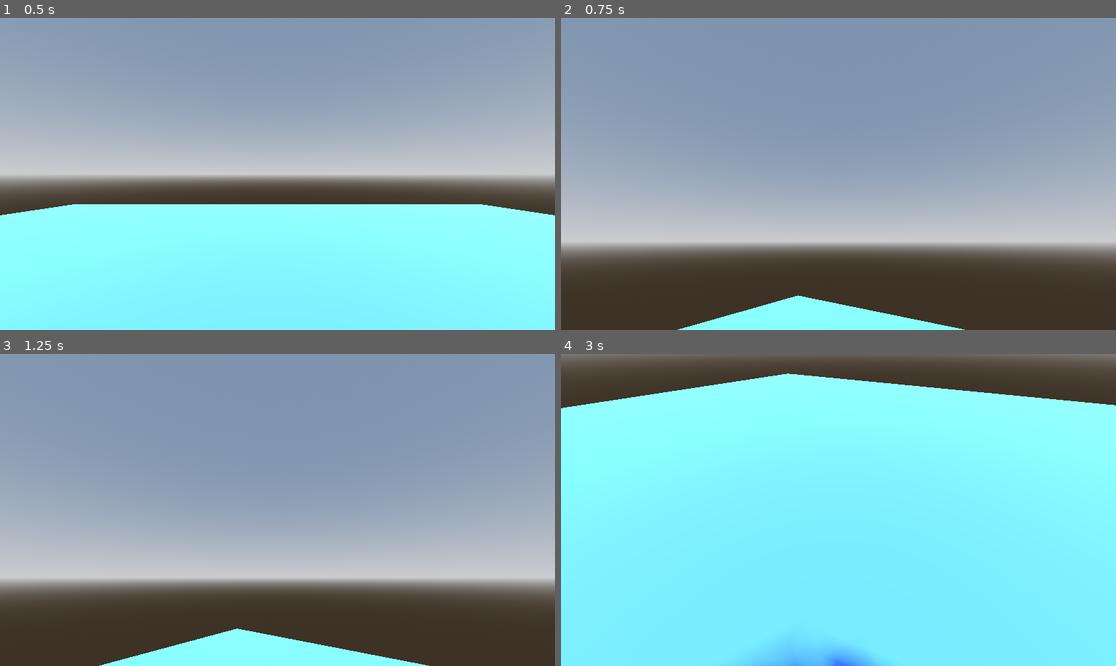
Above: before the commit, frames 1-4 (two rows, left to right).
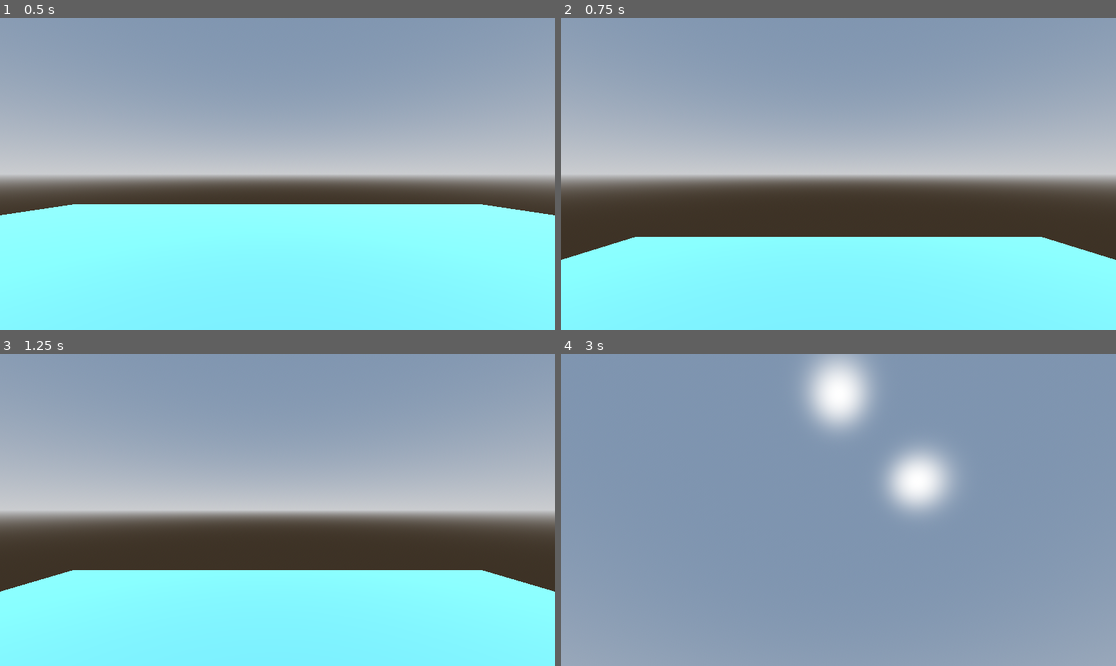
Above: after the commit, the same moments.

Repository: fbcs-hailey/GameJam3
Game: Godot game, scene res://main/main.tscn
Two runs of this game, one before a commit and one after it. Both use one fixed random seed, a clock stepped at 60 frames per second and the inputs below.
Inputs (mouse positions are in pixels of both pictures, inside the frame that each line leads up to):
- Up to frame 1 (0.5 s): no input
- Up to frame 2 (0.75 s): tap Enter at 0.5 s; move the mouse to (960, 158) at 0.52 s; press the mouse at (960, 158) at 0.53 s
- Up to frame 3 (1.25 s): no input
- Up to frame 4 (3 s): move the mouse to (727, 525) at 1.27 s; release the mouse at (727, 525) at 1.28 s; click (727, 525) at 1.35 s; tap Space at 2 s; move the mouse to (894, 441) at 2.02 s; press the mouse at (894, 441) at 2.03 s; move the mouse to (810, 572) at 2.77 s; release the mouse at (810, 572) at 2.78 s; click (810, 572) at 2.85 s

Frame 1 is identical in both runs. In frame 2, 64% of the frame differs, in the area x 0-100%, y 30-100%; in frame 3, 64%; in frame 4, 100%, in the area x 0-100%, y 0-100%.

Commit message:
Add mouse condition

Diff:
--- a/new-game-project/player/player.tscn
+++ b/new-game-project/player/player.tscn
@@ -19,14 +19,22 @@
 const SPEED = 5.0
 const JUMP_VELOCITY = 4.5
 var sens=0.01
+var move=false
 @onready var pivot: Node3D = $Pivot
 @onready var camera: Camera3D = $Pivot/Camera3D
 
+func _input(event: InputEvent) -> void:
+	if event.is_action_pressed('left_button'):
+		move=true
+	if event.is_action_released('left_button'):
+		move=false
+
 func _unhandled_input(event: InputEvent) -> void:
-	if event is InputEventMouseMotion:
-		pivot.rotate_y(-event.relative.x*sens)
-		camera.rotate_x(-event.relative.y*sens)
-		camera.rotation.x=clamp(camera.rotation.x,deg_to_rad(-40),deg_to_rad(60))
+	if move:
+		if event is InputEventMouseMotion:
+			pivot.rotate_y(-event.relative.x*sens)
+			camera.rotate_x(-event.relative.y*sens)
+			camera.rotation.x=clamp(camera.rotation.x,deg_to_rad(-40),deg_to_rad(60))
 
 func _physics_process(delta: float) -> void:
 	# Add the gravity.
--- a/new-game-project/project.godot
+++ b/new-game-project/project.godot
@@ -37,6 +37,11 @@
 "events": [Object(InputEventKey,"resource_local_to_scene":false,"resource_name":"","device":-1,"window_id":0,"alt_press …(192 unchanged characters)…
 ]
 }
+left_button={
+"deadzone": 0.2,
+"events": [Object(InputEventMouseButton,"resource_local_to_scene":false,"resource_name":"","device":-1,"window_id":0,"alt_pressed":false,"shift_pressed":false,"ctrl_pressed":false,"meta_pressed":false,"button_mask":0,"position":Vector2(0, 0),"global_position":Vector2(0, 0),"factor":1.0,"button_index":1,"canceled":false,"pressed":false,"double_click":false,"script":null)
+]
+}
 
 [physics]
 
